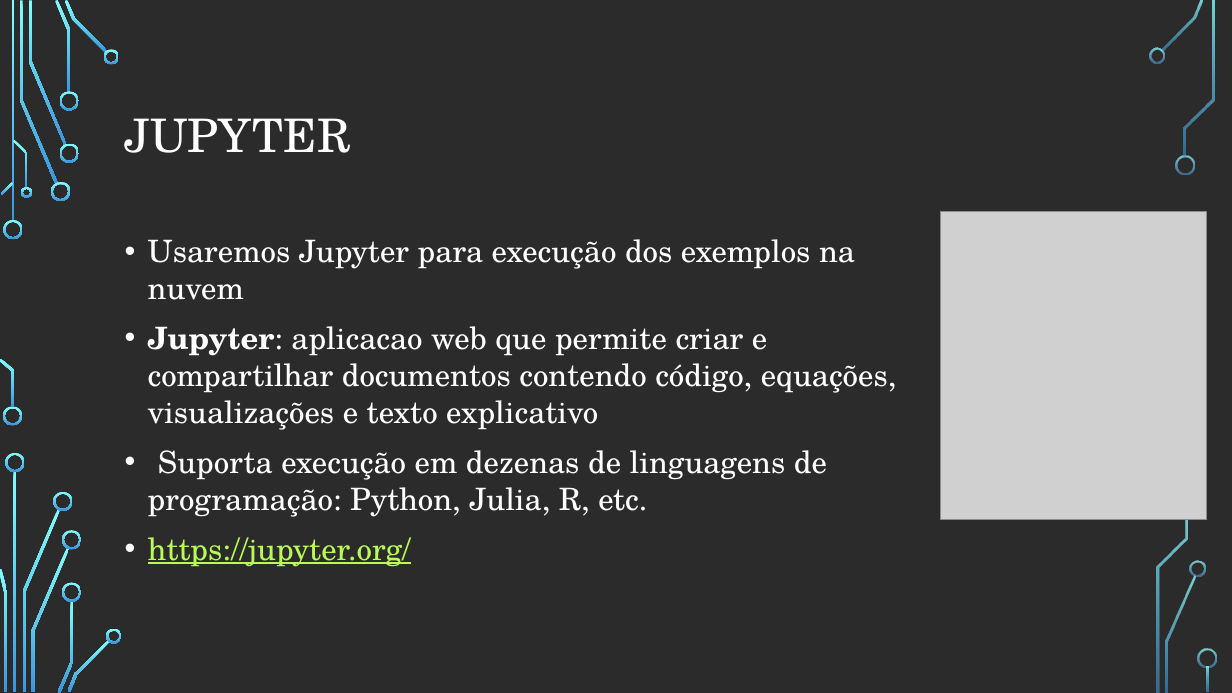
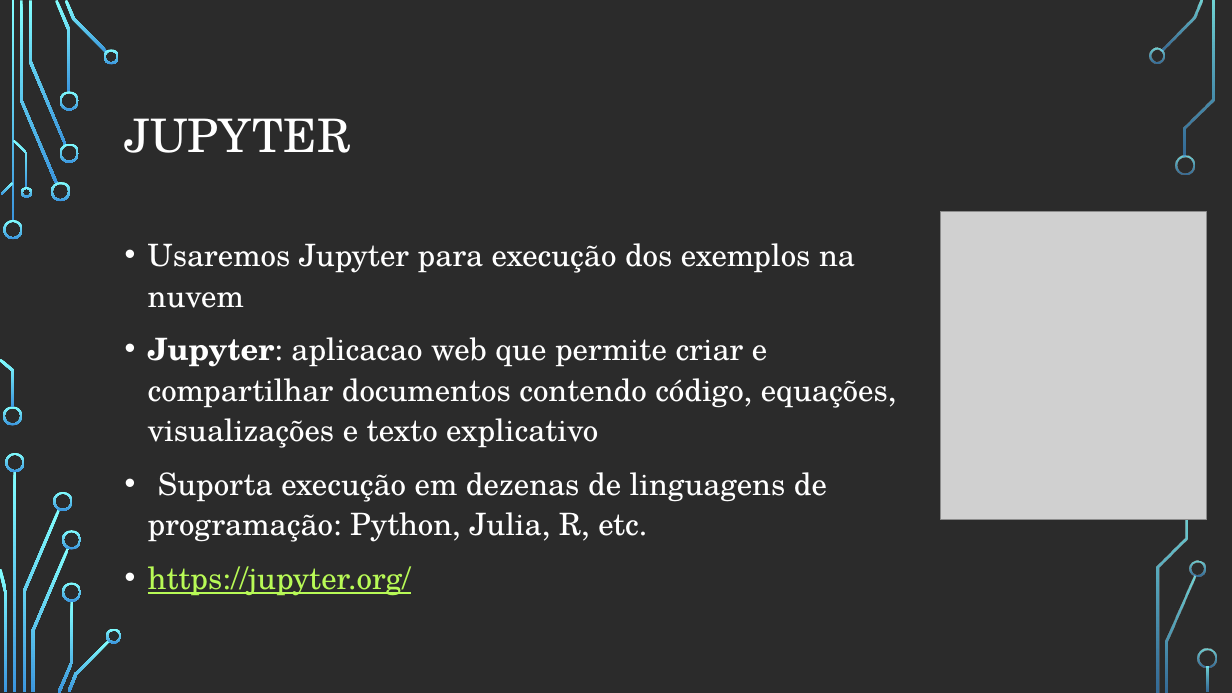
Before and after one commit to zz4fap/python-programming, a slide deck: slide 8 of figures/C126_figures.pptx. Drawn at 1232x693 pixels with LibreOffice and Linux fonts; fonts in the diff are those of the drawing; grey boxes stand for pictures; background and template pictures are left out; a plain dark background stands for a picture behind light text. Boxes give left, top, right and bottom in pixels: in the first picture for what was removed or moved away, otherwise in the second. Text is boxed around its words. In the diff, an @@ line names an element or a change of style, - is before the commit and + after.

```diff
--- a/figures/C126_figures.pptx
+++ b/figures/C126_figures.pptx
@@ text "Usaremos Jupyter para execução dos ..." at box(148, 243, 897, 596): line spacing 1 to 1.1 @@
```
Also in this commit, not shown: 1 other slide changed, 2 slides added, 3 other files.
